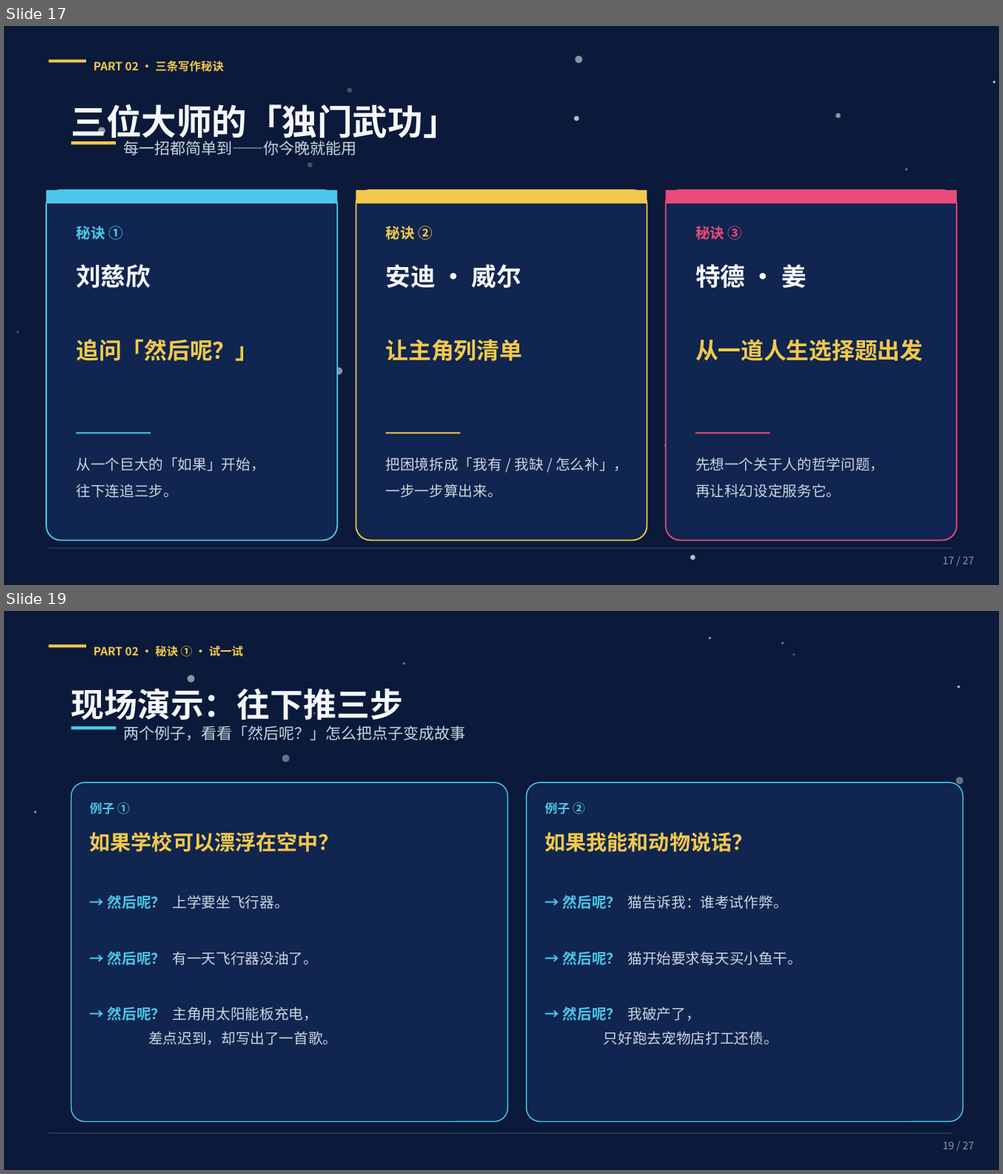
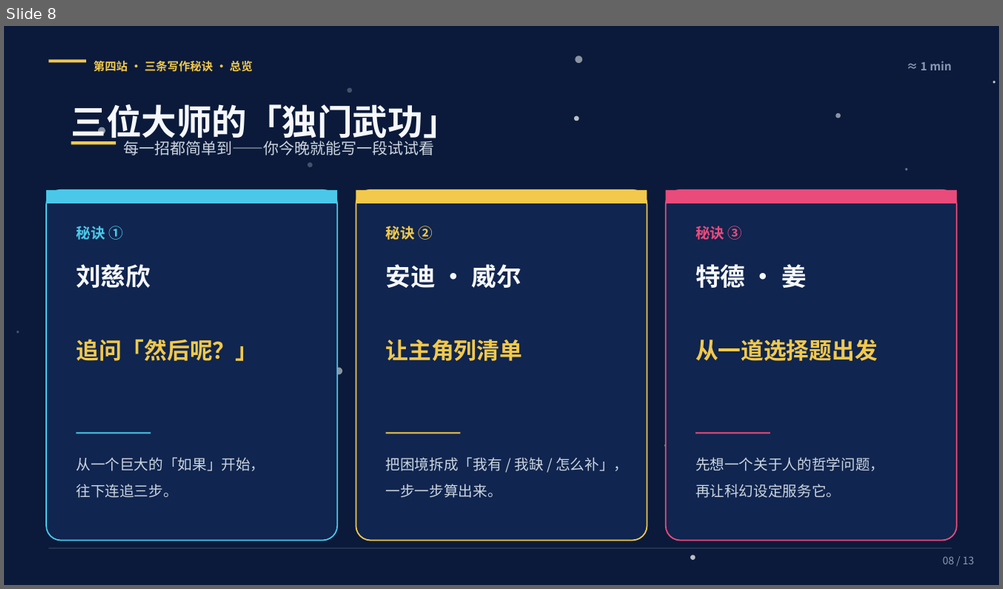
Before and after one commit to risyoucn-boop/kiro2026, a slide deck: 三位科幻大师的武功秘籍.pptx. Shown one above the other, each under a label of ours: slides 17 and 19 before the commit, slide 8 after it; the slides between them are not shown. The pictures are 1003x1174 and 1003x589 pixels, drawn with LibreOffice and Linux fonts; fonts in the diff are those of the drawing. Boxes give left, top, right and bottom in pixels: in the first picture for what was removed or moved away, otherwise in the second. Text is boxed around its words. In the diff, an @@ line names an element or a change of style, - is before the commit and + after.

```diff
--- a/三位科幻大师的武功秘籍.pptx
+++ b/三位科幻大师的武功秘籍.pptx
@@ slide 19 removed at (4,611,999,1170), background #FFFFFF @@
@@ rectangle removed at (4,611,999,1170) @@
@@ rectangle removed at (48,644,86,647) @@
@@ text removed at (94,646,243,657) @@
-PART 02 · 秘诀 ① · 试一试
@@ ellipse removed at (708,637,711,639) @@
@@ ellipse removed at (782,641,784,644) @@
@@ ellipse removed at (793,653,795,655) @@
@@ ellipse removed at (188,675,195,683) @@
@@ ellipse removed at (402,663,404,665) @@
@@ text removed at (71,688,403,720) @@
-现场演示：往下推三步
@@ ellipse removed at (958,686,960,688) @@
@@ ellipse removed at (313,712,315,714) @@
@@ rectangle removed at (71,726,116,729) @@
@@ text removed at (123,726,465,741) @@
-两个例子，看看「然后呢？」怎么把点子变成故事
@@ ellipse removed at (282,755,290,763) @@
@@ rounded rectangle removed at (71,783,508,1122) @@
@@ rounded rectangle removed at (526,783,963,1122) @@
@@ ellipse removed at (956,777,964,785) @@
@@ text removed at (90,802,130,815) @@
-例子 ①
@@ text removed at (545,802,585,815) @@
-例子 ②
@@ ellipse removed at (34,811,36,813) @@
@@ text removed at (90,832,339,852) @@
-如果学校可以漂浮在空中？
@@ text removed at (545,832,752,852) @@
-如果我能和动物说话？
@@ text removed at (108,895,337,1045) @@
-→ 然后呢？ 上学要坐飞行器。
-→ 然后呢？ 有一天飞行器没油了。
-→ 然后呢？ 主角用太阳能板充电，
-差点迟到，却写出了一首歌。
@@ text removed at (563,895,802,1045) @@
-→ 然后呢？ 猫告诉我：谁考试作弊。
-→ 然后呢？ 猫开始要求每天买小鱼干。
-→ 然后呢？ 我破产了，
-只好跑去宠物店打工还债。
@@ rectangle removed at (48,1133,951,1134) @@
@@ text removed at (942,1142,974,1150) @@
-19 / 27
@@ what was slide 17 is now slide 8 @@
@@ slide 8 changed as well @@
@@ text at (94,61,253,72): text changed @@
-PART 02 · 三条写作秘诀
+第四站 · 三条写作秘诀 · 总览
@@ text added at (920,61,951,70), 11 pt, text #8A99B3, bold @@
+≈ 1 min
@@ text at (123,141,434,156): text changed @@
-每一招都简单到——你今晚就能用
+每一招都简单到——你今晚就能写一段试试看
@@ text at (695,339,877,361): text changed @@
-从一道人生选择题出发
+从一道选择题出发
@@ text at (942,557,974,565): text changed @@
-17 / 27
+08 / 13
```
Also in this commit, not shown: 11 other slides changed, 1 slide added, 13 other slides removed, 1 other file.
